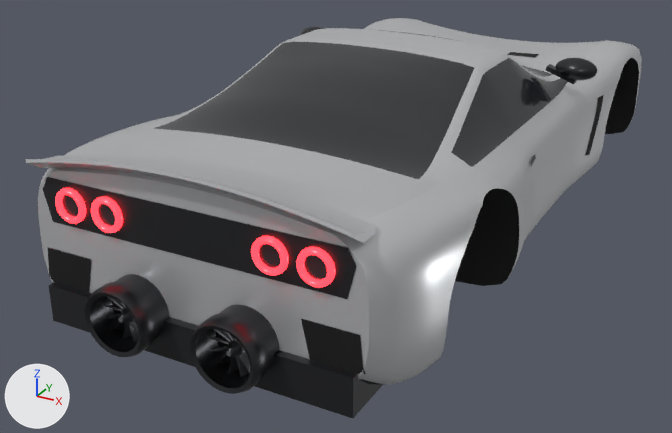
Two versions of the glTF model models/bastion2.glb, one commit apart.
Before and after are seen from a 50 mm camera at (2.36, -5.29, 2.52) aimed at (-0.27, -0.51, 0.13). Arrows for +X, +Y and +Z are at lower left; the lights stay in place. The picture after the commit comes second. Vertices at exactly the same position are counted once.

Names of what the first picture shows: 'bastion2'.
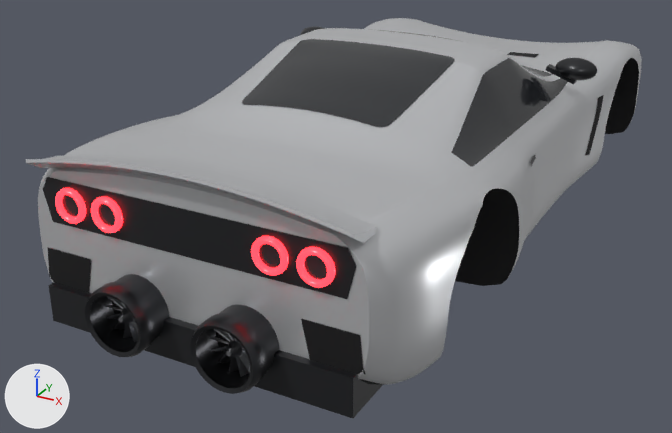
Location of each change, [x1, y1, x2, y2] in pixels of the pictures (672 x 433 px):
part 1 of me_body, added
    after: [242, 39, 455, 127]
part 2 of me_body, recoloured (lighter)
    both: [154, 42, 474, 179]

The change, as a diff of the scene's bpy script:
```diff
--- a/models/bastion2.glb.py
+++ b/models/bastion2.glb.py
@@ me_body @@
 # used by ob_bastion2; location = (0.0, 0.0, 0.0)
-me_body.from_pydata(...)  # 18362 vertices, 35768 faces; spans x -1.08..1.08, y -2.56..2.41, z 0.15..1.26
+me_body.from_pydata(...)  # 20827 vertices, 40376 faces; spans x -1.08..1.08, y -2.56..2.41, z 0.15..1.26
+# me_body part 1: a new loose piece of 2465 vertices spanning x -0.5..0.5, y -1.3..-0.5, z 1.06..1.26, in mat_glass (black #27292d)
+# me_body part 2: 1260 faces spanning x -0.77..0.77, y -1.62..-0.55, z 0.96..1.26 switch from mat_glass (black #27292d) to mat_paint (light grey #ced0d3)
 me_body.materials.append(mat_black)
```
